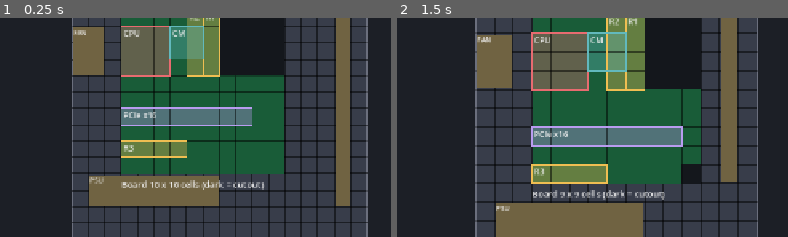
Above: before the commit, frames 1-2 (left to right).
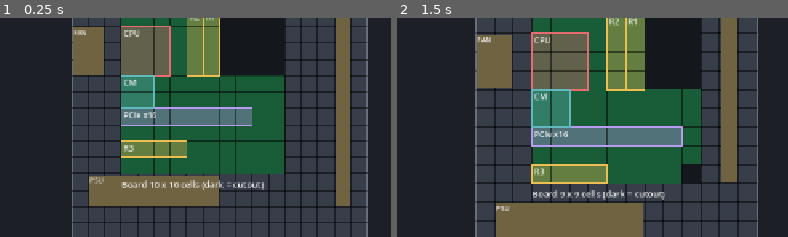
Above: after the commit, the same moments.

Repository: 123rearearcode/nighshift_real
Game: Godot game, scene res://scenes/main.tscn
The game is run twice, just before and just after one commit, with the same random seed, the same clock (stepped at 60 frames per second) and the same inputs. This scene is started directly instead of the project's main scene.
Inputs:
- Up to frame 1 (0.25 s): no input
- Up to frame 2 (1.5 s): click "Tower + L board" at 0.5 s; click "Compact + stepped board" at 1.25 s
The pictures show only the part of the screen within x 0-50%, y 31-81%; the shares and areas given below are measured in that part.

The runs differ from the first frame. In frame 1, 2.6% of the frame differs, in the area x 30-53%, y 3-42%; in frame 2, 3.4%, in the area x 34-59%, y 6-51%.

Commit message:
Cooler mount moves under the CPU socket; (3,1) overlapped RAM slot 2
Board validation rejected the overlapping connectors and every
placement check cascaded from the invalid board. Caught by CI.

Co-Authored-By: Claude Fable 5 <noreply@anthropic.com>
Claude-Session: https://claude.ai/code/session_01RRHyDEgCNWig31UsohEBJ7

Diff:
--- a/scripts/data/component_data.gd
+++ b/scripts/data/component_data.gd
@@ -73,7 +73,7 @@
             # Real-life order (user, 0.29.0): the CPU goes into the socket, the cooler clamps onto
             # the mount around it. "requires" makes a slot usable only once that other slot is filled.
             {"id": "cooler_mount", "label": "Cooler mount", "short_label": "CM", "type": "COOLER_MOUNT",
-                "origin": Vector2i(3, 1), "footprint": Vector2i(2, 2), "requires": "cpu"},
+                "origin": Vector2i(0, 4), "footprint": Vector2i(2, 2), "requires": "cpu"},
         ],
     }
 
--- a/tools/test_regressions.gd
+++ b/tools/test_regressions.gd
@@ -1783,7 +1783,7 @@
     var board: Dictionary = pc["board"]
     var cooler: Dictionary = ServiceParts.component("stock_cooler_similar", "cooler", "similar")
     var cpu: Dictionary = Data.cpu_chip()
-    var mount_cell: Vector2i = Vector2i(3, 1)
+    var mount_cell: Vector2i = Vector2i(0, 4)   # the mount sits right under the CPU socket
     var blocked: Dictionary = Rules.check_placement(board, cooler, 0, mount_cell, {}, pc["depth"])
     check(not blocked["ok"] and str(blocked["message"]).contains("cpu"), "the cooler mount refuses until a CPU sits in the socket (real-life order)")
     var with_cpu: Dictionary = Rules.check_placement(board, cooler, 0, mount_cell, {"cpu": "stock_cpu_demo"}, pc["depth"])
